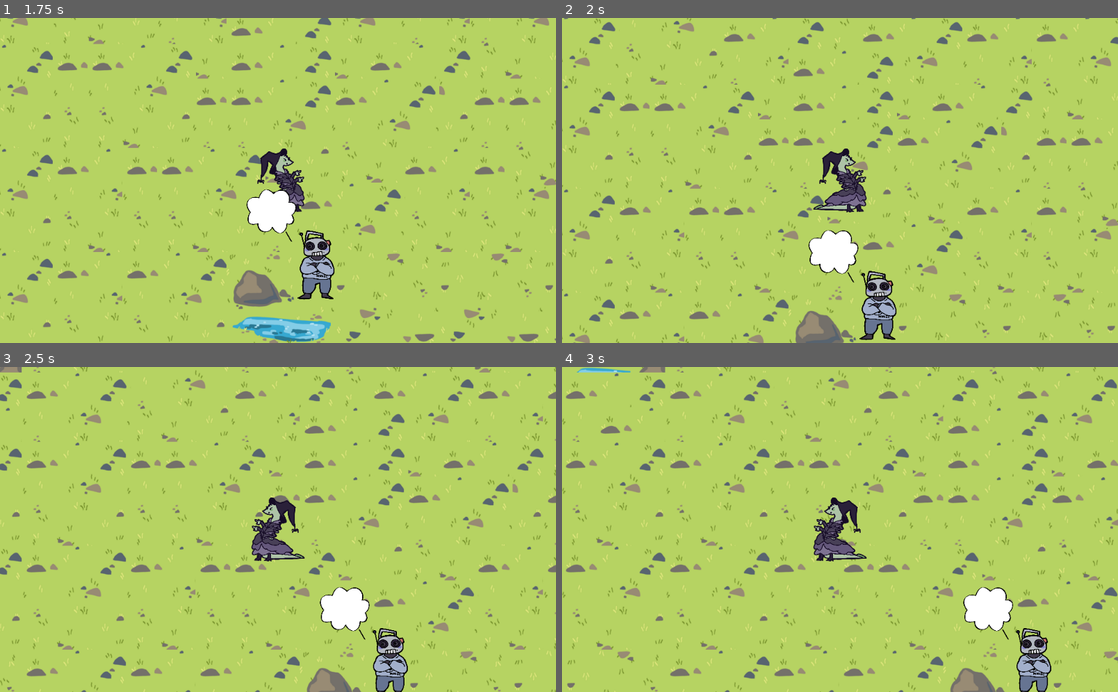
Above: before the commit, frames 1-4 (two rows, left to right).
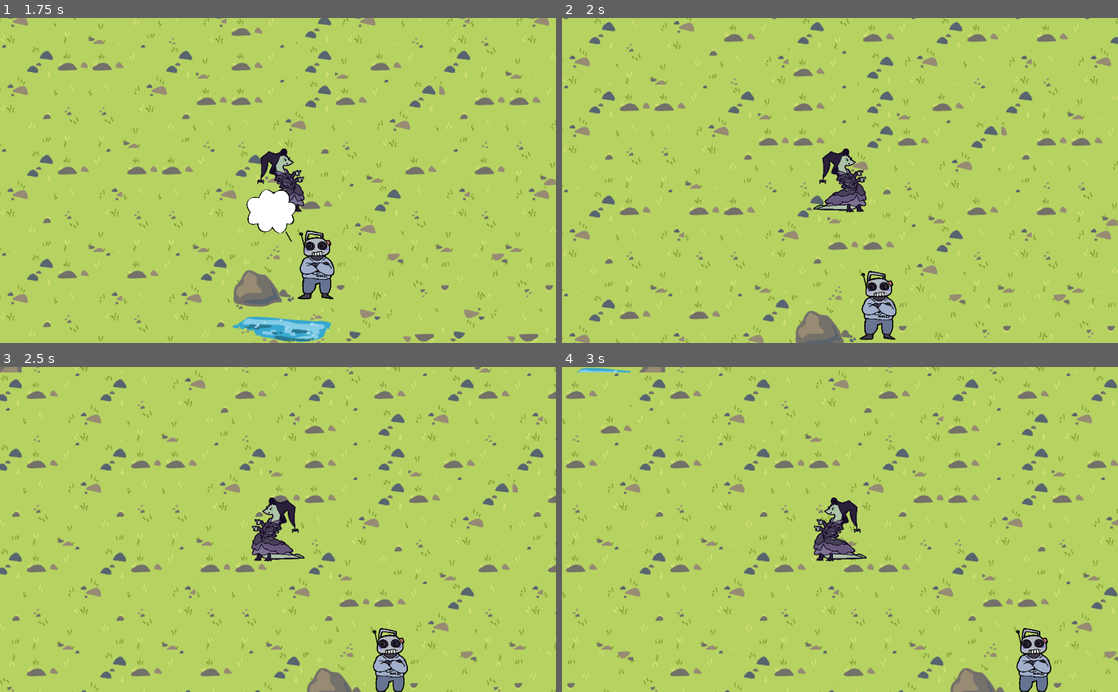
Above: after the commit, the same moments.

Repository: FabulouslyFloor/We-Ain-t-Got-Rhythm
Game: Godot game, scene res://Overworld.tscn
Same seed, same stepped clock (60 frames per second), same inputs: the game is played once before the commit and once after it.
Inputs:
- Up to frame 1 (1.75 s): tap Enter at 0.5 s; hold Up from 0.53 s (still down)
- Up to frame 2 (2 s): keep holding Up
- Up to frame 3 (2.5 s): release Up at 2.03 s; hold Left from 2.03 s (still down)
- Up to frame 4 (3 s): keep holding Left

Frame 1 is identical in both runs. In frame 2, 0.9% of the frame differs, in the area x 44-54%, y 65-82%; in frame 3, 0.9%, in the area x 57-67%, y 67-84%; in frame 4, 0.9%.

Commit message:
Update Overworld.tscn

Diff:
--- a/Rhythm Game Overworld Test/Overworld.tscn
+++ b/Rhythm Game Overworld Test/Overworld.tscn
@@ -83,3 +83,4 @@
 [connection signal="draw" from="PondMan" to="PondMan" method="_on_PondMan_draw"]
 [connection signal="draw" from="PondMan/SpeechBubble" to="PondMan" method="_on_SpeechBubble_draw"]
 [connection signal="body_entered" from="PondMan/Area2D" to="PondMan" method="_on_Area2D_body_entered"]
+[connection signal="body_exited" from="PondMan/Area2D" to="PondMan" method="_on_Area2D_body_exited"]
